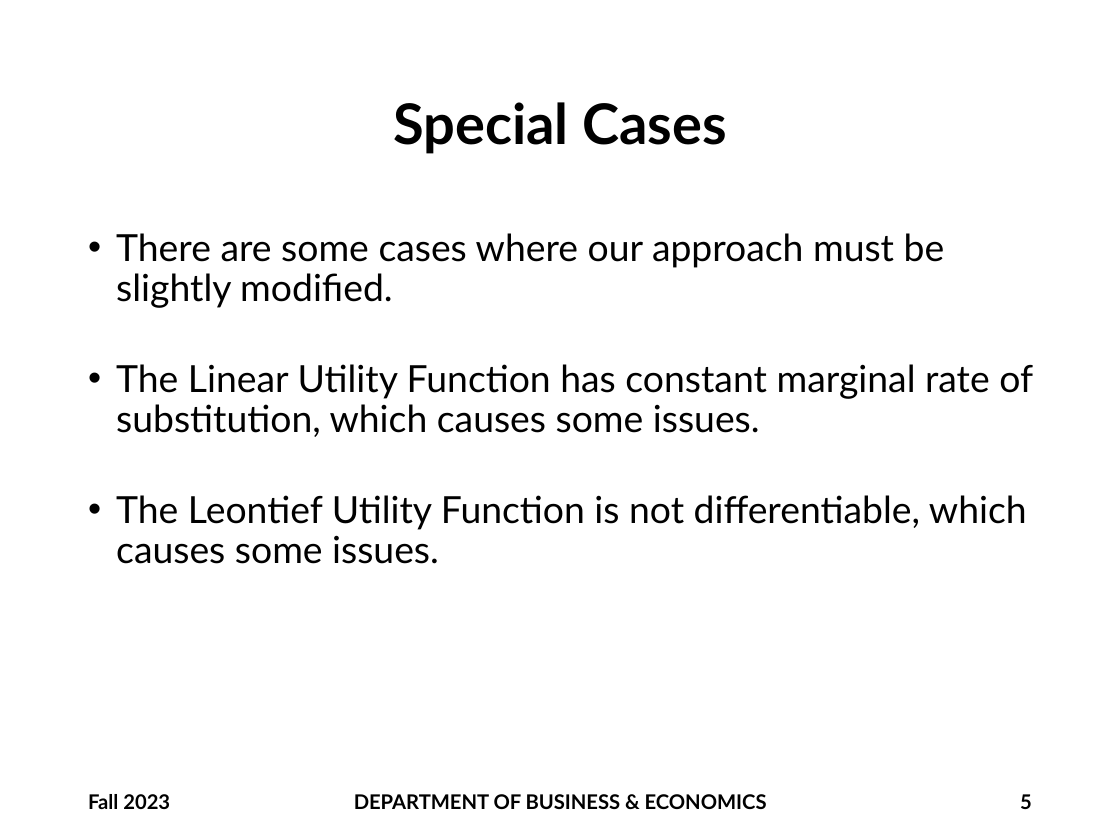
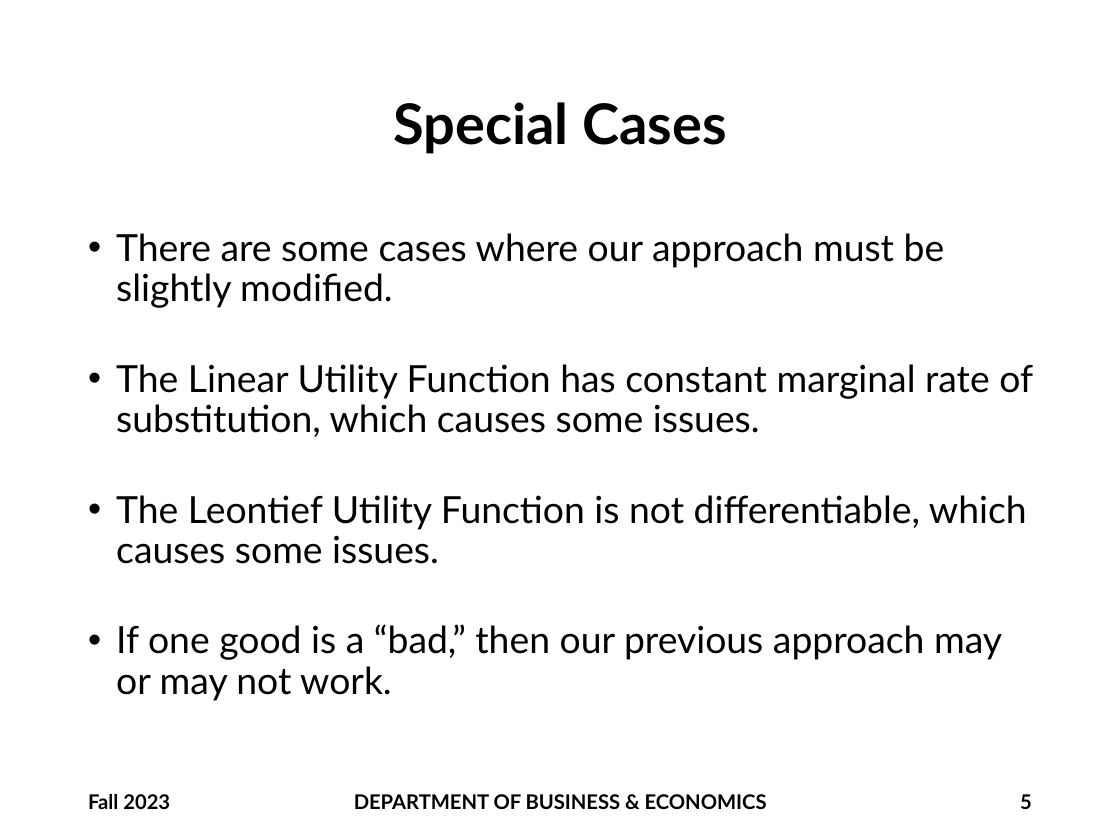
Before and after one commit to brianhwpark/brianhwpark.github.io, a slide deck: slide 5 of files/teaching-resources/monmouthcollege-econ-300/ECON300-LEC10.pptx. Drawn at 1120x840 pixels with LibreOffice and Linux fonts; fonts in the diff are those of the drawing; background and template pictures are left out. Boxes give left, top, right and bottom in pixels: in the first picture for what was removed or moved away, otherwise in the second. Text is boxed around its words. In the diff, an @@ line names an element or a change of style, - is before the commit and + after.

```diff
--- a/files/teaching-resources/monmouthcollege-econ-300/ECON300-LEC10.pptx
+++ b/files/teaching-resources/monmouthcollege-econ-300/ECON300-LEC10.pptx
@@ text at <box>116,624,1002,701</box>: paragraph added @@
+• If one good is a “bad,” then our previous approach may or may not work.
```
Also in this commit, not shown: 1 other slide changed, 3 slides added, 5 other files.
